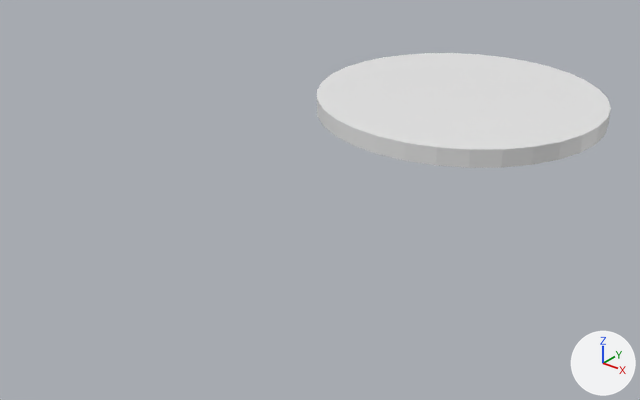
Two versions of the Blender file blender files/turn_left_sign.blend, one commit apart.
The view is the same before and after, from a 50 mm lens placed at (2.91, -5.19, 2.15), pointed at (-0.06, -1.49, -0.15). The lights are fixed; the arrows at lower right show +X, +Y and +Z.
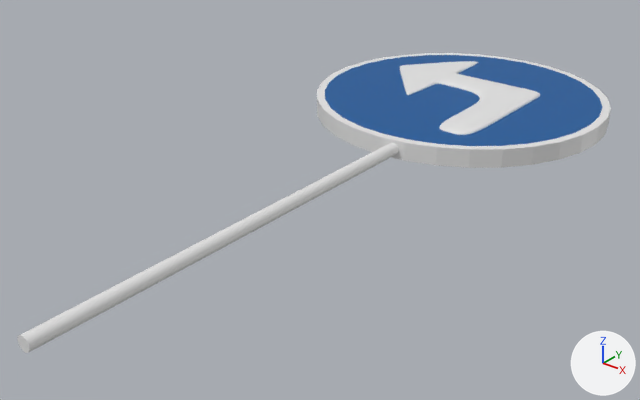
The newer file is also turned or shifted as a whole; pictures and numbers use the older file's frame.

Edits to the bpy script that builds the scene:
```text
Add mat_turnleftsignwhite:
    mat_turnleftsignwhite = principled_material('TurnLeftSignWhite')
    mat_turnleftsignwhite.base_color = (0.8, 0.8, 0.8)  # white #e7e7e7
Add mat_turnleftsignblue:
    mat_turnleftsignblue = principled_material('TurnLeftSignBlue')
    mat_turnleftsignblue.base_color = (0.0, 0.1, 0.334)  # blue #00599c
Change me_circle:
    where me_circle.from_pydata(...)  # 96 vertices, 66 faces; spans x -1.0..1.0, y -1.0..1.0, z 0.0..0.12
    used by ob_circle; location = (0.0, 0.0, 0.0)
    me_circle part 1: the 1 face centred in x 0.0, y 0.0, z 0.12 switches from no material to mat_turnleftsignblue (blue #00599c)
    add me_circle.materials.append(mat_turnleftsignwhite)  # white #e7e7e7
    add me_circle.materials.append(mat_turnleftsignblue)  # blue #00599c
Add me_cylinder:
    me_cylinder.from_pydata(...)  # a 32-sided cylinder along z spanning x -1.0..1.0, y -1.0..1.0, z -1.0..1.0
Add me_cube_001:
    me_cube_001.from_pydata(...)  # 16898 vertices, 16896 faces; spans x -1.55..1.06, y -0.05..0.05, z -1.72..1.59
    me_cube_001.materials.append(mat_turnleftsignwhite)  # white #e7e7e7
Add ob_cylinder:
    ob_cylinder = bpy.data.objects.new('Cylinder', me_cylinder)
    ob_cylinder.location = (0.113, -2.23, 0.06)
    ob_cylinder.rotation_euler = (1.571, 0.0, 0.0)  # degrees (90, 0, 0)
    ob_cylinder.scale = (0.0397, 0.0397, 1.39)
Add ob_cube:
    ob_cube = bpy.data.objects.new('Cube', me_cube_001)
    ob_cube.location = (0.002, 0.054, 0.12)
    ob_cube.rotation_euler = (-1.571, 0.0, 0.0)  # degrees (-90, 0, 0)
    ob_cube.scale = (0.423, 0.423, 0.423)
```

Location of each change, (x1, y1, x2, y2) in pixels of the pictures (640 x 400 px):
'Cylinder', added
    after: (17, 143, 399, 353)
'Cube', added
    after: (400, 61, 540, 135)
part 1 of me_circle, recoloured (white to blue)
    both: (325, 55, 602, 146)
